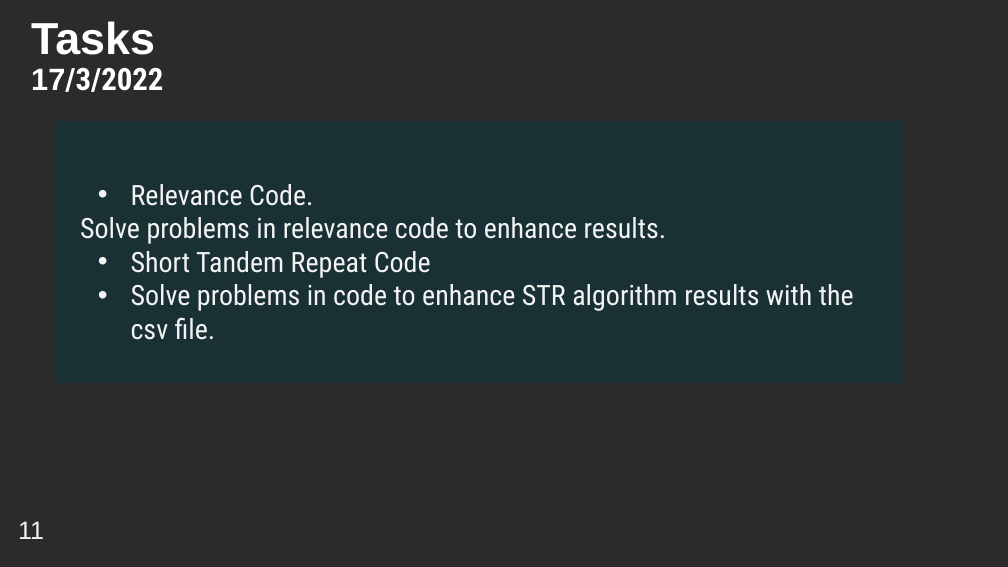
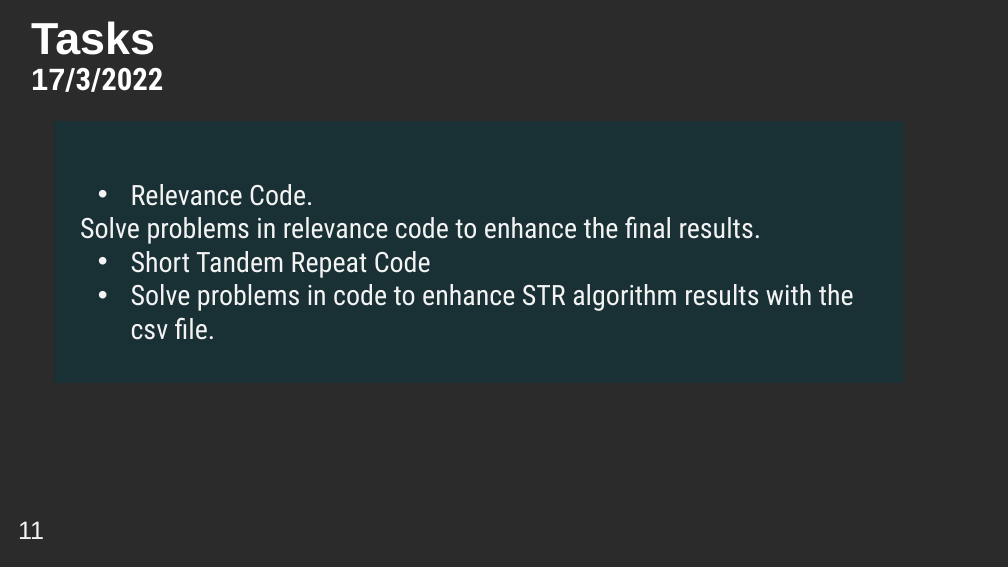
Before and after one commit to YoussifAssem/Genatac, a slide deck: slide 7 of E-Genetics/presentations/Genetcis-protoType.pptx. Drawn at 1008x567 pixels with LibreOffice and Linux fonts; fonts in the diff are those of the drawing; background and template pictures are left out; a plain dark background stands for a picture behind light text. Boxes give left, top, right and bottom in pixels: in the first picture for what was removed or moved away, otherwise in the second. Text is boxed around its words. In the diff, an @@ line names an element or a change of style, - is before the commit and + after.

```diff
--- a/E-Genetics/presentations/Genetcis-protoType.pptx
+++ b/E-Genetics/presentations/Genetcis-protoType.pptx
@@ text in rectangle at [80,216,762,244]: text changed @@
-Solve problems in relevance code to enhance results.
+Solve problems in relevance code to enhance the final results.
```
Also in this commit, not shown: 7 other slides changed, 1 other file.
